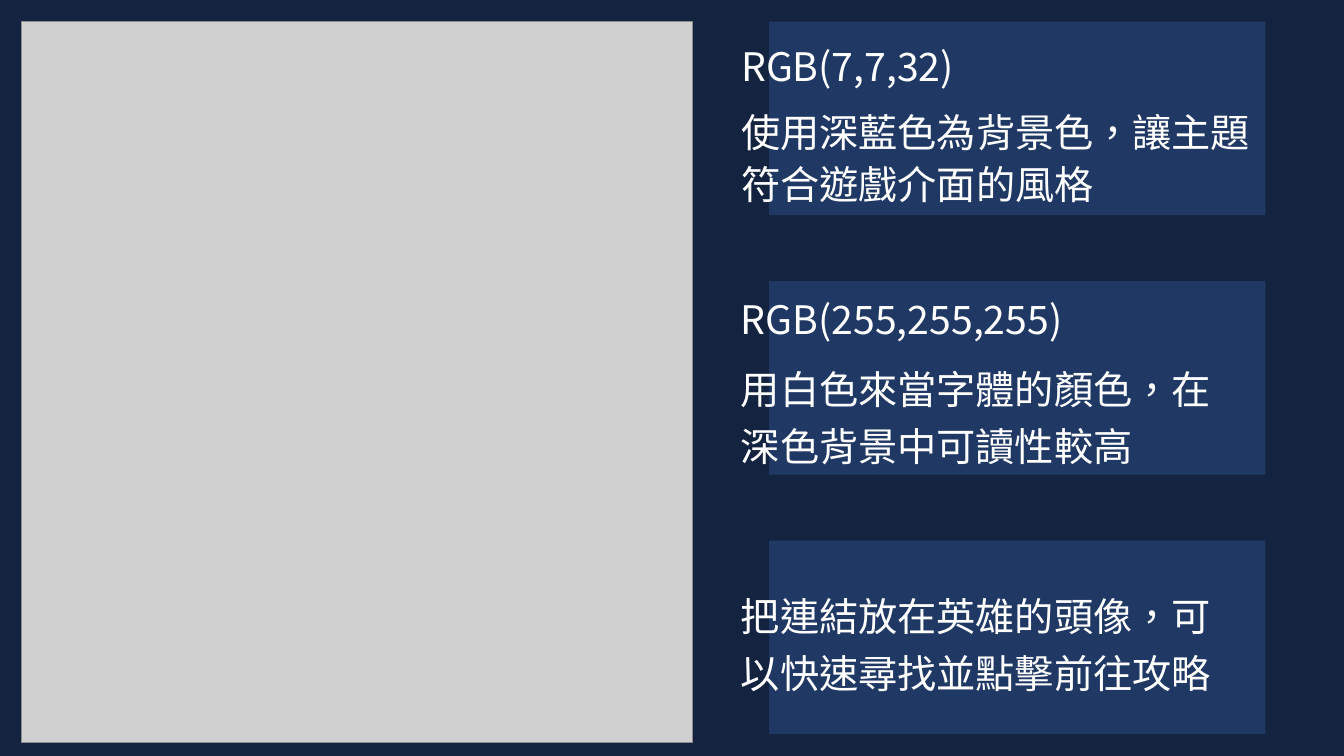
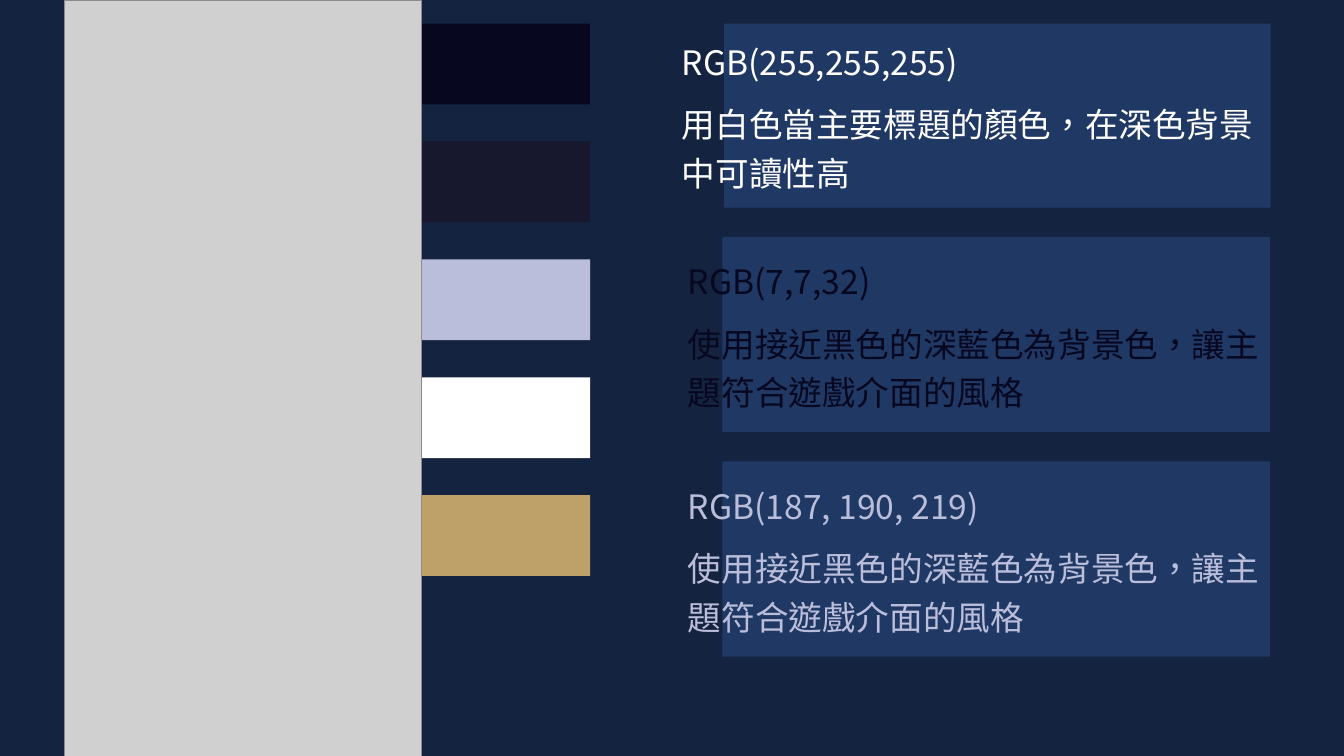
Before and after one commit to leonasdev/WebMidProject, a slide deck: slide 10 of 企劃書.pptx. Drawn at 1344x756 pixels with LibreOffice and Linux fonts; fonts in the diff are those of the drawing; grey boxes stand for pictures. Boxes give left, top, right and bottom in pixels: in the first picture for what was removed or moved away, otherwise in the second. Text is boxed around its words. In the diff, an @@ line names an element or a change of style, - is before the commit and + after.

```diff
--- a/企劃書.pptx
+++ b/企劃書.pptx
@@ rectangle removed at box(21, 22, 693, 735) @@
@@ picture: place and size @@
-picture at box(21, 22, 693, 743)
+picture at box(65, 1, 422, 756)
@@ text "RGB(255,255,255)": place and size @@
-text "RGB(255,255,255)" at box(741, 302, 1211, 464)
+text "RGB(255,255,255)" at box(682, 47, 1253, 189)
@@ rectangle: place and size @@
-rectangle at box(769, 281, 1265, 475)
+rectangle at box(724, 23, 1270, 208)
@@ text at box(682, 47, 958, 82): size 28 to 24 pt in "RGB(255,255,255)" @@
@@ text at box(682, 108, 1253, 189): text changed; size 28 to 24 pt @@
-用白色來當字體的顏色，在深色背景中可讀性較高
+用白色當主要標題的顏色，在深色背景中可讀性高
@@ group added at box(367, 23, 590, 576): 5 rectangles @@
@@ rectangle: place and size @@
-rectangle at box(769, 22, 1265, 216)
+rectangle at box(723, 237, 1270, 433)
@@ text "RGB(7,7,32)": place and size @@
-text "RGB(7,7,32)" at box(741, 49, 1250, 203)
+text "RGB(7,7,32)" at box(688, 267, 1259, 408)
@@ text at box(688, 267, 871, 300): size 28 to 24 pt, text colour #FFFFFF to #070720 in "RGB(7,7,32)"; line spacing 1.1 to 1.2 @@
@@ text at box(688, 328, 1259, 408): text changed; size 28 to 24 pt; text colour #FFFFFF to #070720 @@
-使用深藍色為背景色，讓主題符合遊戲介面的風格
+使用接近黑色的深藍色為背景色，讓主題符合遊戲介面的風格
@@ rectangle: place and size @@
-rectangle at box(769, 540, 1265, 734)
+rectangle at box(723, 462, 1270, 657)
@@ text added at box(688, 491, 1259, 633), 24 pt, text #BBBEDB @@
+RGB(187, 190, 219)
+使用接近黑色的深藍色為背景色，讓主題符合遊戲介面的風格
@@ text removed at box(741, 598, 1211, 691) @@
-把連結放在英雄的頭像，可以快速尋找並點擊前往攻略
```
Also in this commit, not shown: 1 other slide changed, 1 slide added, 1 slide removed.
